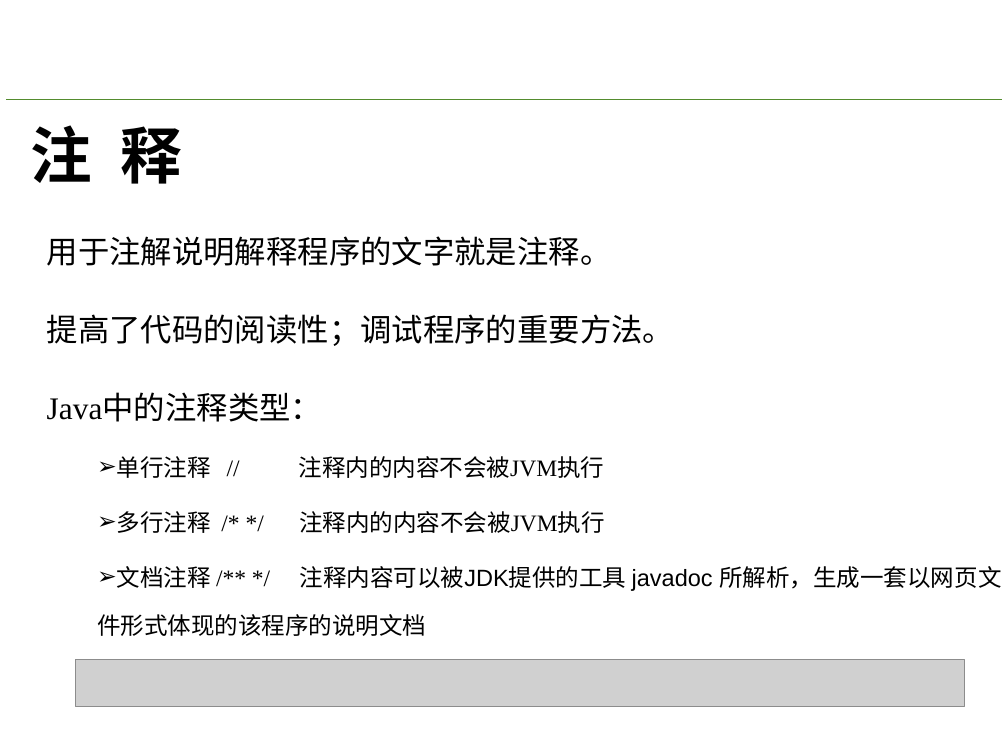
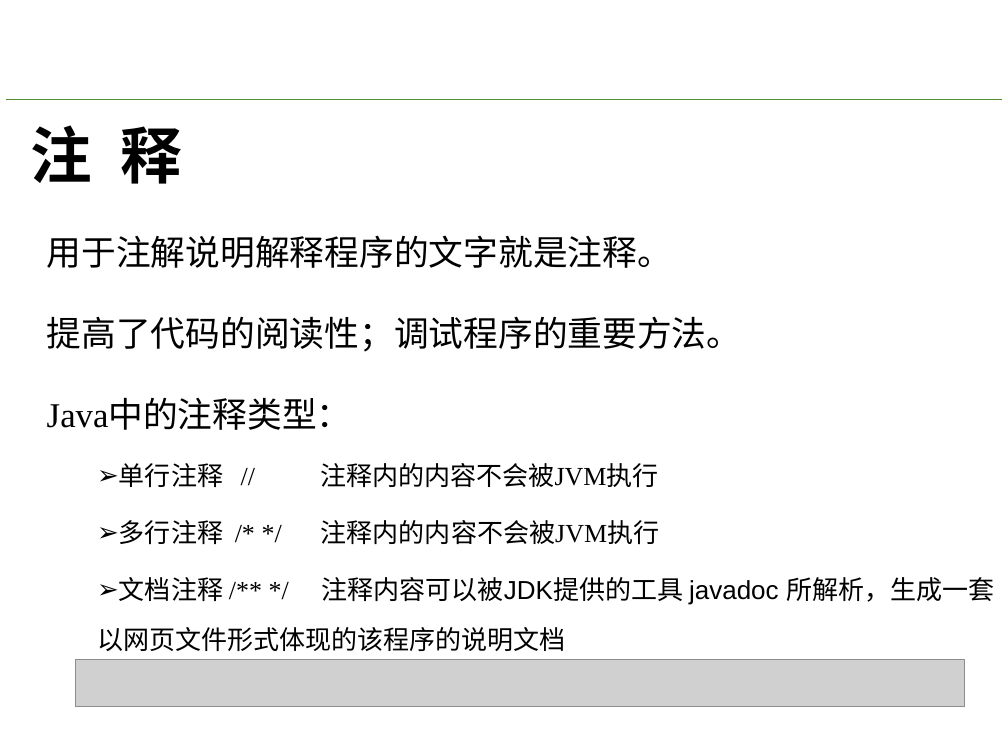
Before and after one commit to xu99873273/homework, a slide deck: slide 64 of 01.JavaSE/01.ppt/01.java语言概述和idea使用.pptx. Drawn at 1008x756 pixels with LibreOffice and Linux fonts; fonts in the diff are those of the drawing; grey boxes stand for pictures; background and template pictures are left out. Boxes give left, top, right and bottom in pixels: in the first picture for what was removed or moved away, otherwise in the second. Text is boxed around its words. In the diff, an @@ line names an element or a change of style, - is before the commit and + after.

```diff
--- a/01.JavaSE/01.ppt/01.java语言概述和idea使用.pptx
+++ b/01.JavaSE/01.ppt/01.java语言概述和idea使用.pptx
@@ text "用于注解说明解释程序的文字就是注释。" at box(47, 235, 994, 651): size 22.4 to 24.8 pt in "用于注解说明解释程序的文字就是注释。", "提高了代码的阅读性；调试程序的重要方法。", "Java中的注释类型："; size 16.8 to 18.6 pt in "单行注释 // 注释内的内容不会被JVM执行", "多行注释 /* */ 注释内的内容不会被JVM执行", "文档注释 /** */ 注释内容可以被JDK提供的工具 javadoc 所解析，生成一套以网页文件形式体现的该程序的说明 ..."; line spacing 1.7 to 1.6 @@
```
Also in this commit, not shown: 4 other slides changed, 1 other file.
